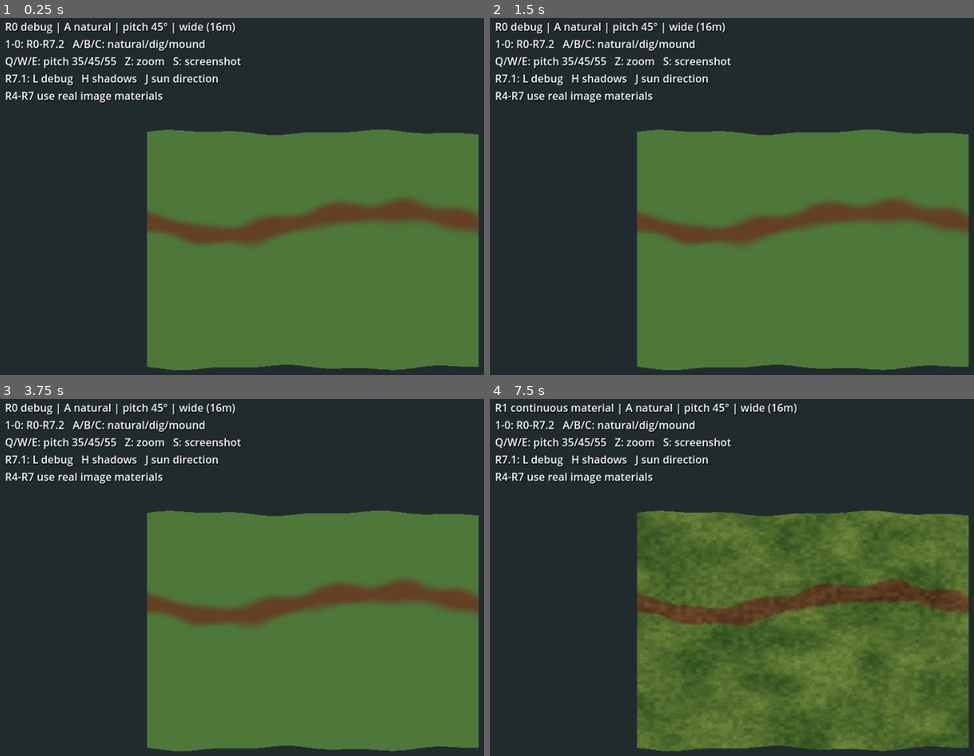
Above: before the commit, frames 1-4 (two rows, left to right).
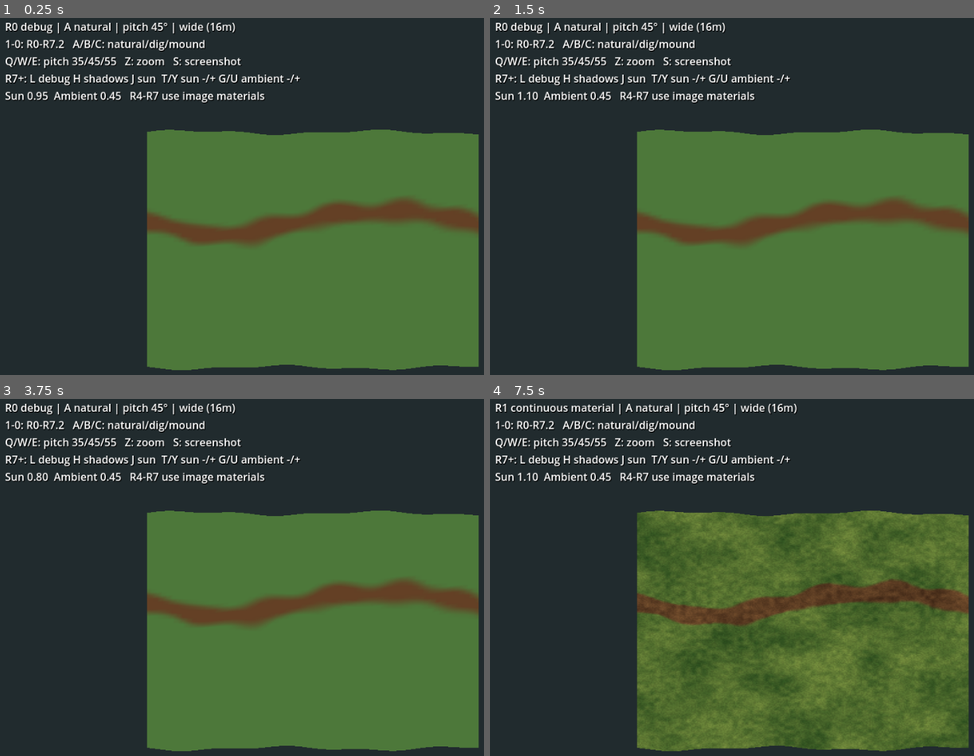
Above: after the commit, the same moments.

Repository: Riddick-ulous/SurvivalGamePixelArt
Game: Godot game, scene res://main.tscn
The game is run twice, just before and just after one commit, with the same random seed, the same clock (stepped at 60 frames per second) and the same inputs.
Inputs:
- Up to frame 1 (0.25 s): no input
- Up to frame 2 (1.5 s): tap Enter at 0.5 s; hold W 0.53-1.28 s; tap T at 0.6 s; tap Y at 0.8, 1.35 s; tap Space at 1.25 s; hold S from 1.28 s (still down)
- Up to frame 3 (3.75 s): tap G at 1.55, 2.1 s; tap Enter at 2, 3.5 s; release S at 2.03 s; hold W 2.03-3.53 s; tap U at 2.3, 2.85 s; tap Space at 2.75 s; tap T at 3.05, 3.6 s; hold A from 3.53 s (still down)
- Up to frame 4 (7.5 s): tap Y at 3.8, 4.35, 6.8 s; tap Space at 4.25 s; tap G at 4.55, 5.1 s; release A at 5.03 s; hold S 5.03-5.78 s; tap U at 5.3, 5.85 s; hold W from 5.78 s (still down); tap T at 6.05 s; tap 1 at 6.6 s; tap 2 at 7.35 s

The runs differ from the first frame. In frame 1, 1.7% of the frame differs, in the area x 0-63%, y 15-24%; in frame 2, 1.7%; in frame 3, 1.7%; in frame 4, 1.7%.

Commit message:
feat: tuneable lighting and explicit path turf/soil edge

Diff:
--- a/experiments/terrain-rendering-spike/terrain_material.gdshader
+++ b/experiments/terrain-rendering-spike/terrain_material.gdshader
@@ -62,8 +62,18 @@
         signed_edge += 0.15*(noise2(p*2.2+vec2(7.0,3.0))-0.5)*2.0;
         signed_edge += 0.05*(noise2(p*7.0+vec2(4.0,23.0))-0.5)*2.0;
         signed_edge += 0.035*(hash21(floor(p*32.0))-0.5);
-        float turf_coverage = step(0.0,signed_edge)*(1.0-step(0.11,cut_depth));
-        float lip = turf_coverage*(1.0-step(0.13,signed_edge));
+        // Explicit world-space path-edge material zones.
+        // Signed distance: negative = compacted path, positive = grass.
+        // A narrow exposed-earth strip precedes the darker turf root edge.
+        float exposed = step(0.11,cut_depth);
+        float turf_coverage = step(0.0,signed_edge)*(1.0-exposed);
+        float rim_soil = (1.0-step(0.0,signed_edge))*step(-0.115,signed_edge);
+        float root_edge = turf_coverage*(1.0-step(0.105,signed_edge));
+        // Sparse coarse clumps grow across the edge, but only locally.
+        float clump_noise = noise2(p*5.5+vec2(24.0,41.0));
+        float tuft = step(0.67,clump_noise)*step(-0.085,signed_edge)* (1.0-step(0.05,signed_edge))*(1.0-exposed);
+        // Individual dark soil interruptions within the turf root strip.
+        float broken_edge = step(0.71,noise2(p*13.0+vec2(5.0,13.0)))*root_edge;
         // Geometry normals from the mesh (view-space NORMAL) are transformed
         // to world-space, avoiding screen-derivative sign ambiguity.
         vec3 normal_world = normalize((INV_VIEW_MATRIX*vec4(NORMAL,0.0)).xyz);
@@ -74,8 +84,13 @@
         if (weights.y < max(weights.x,weights.z)) {
             earth = weights.x > weights.z ? side_x : side_z;
         }
+        vec3 path_rim = earth*vec3(0.72,0.77,0.68);
+        vec3 root_turf = turf*vec3(0.57,0.68,0.47);
         ALBEDO = mix(earth,turf,turf_coverage);
-        ALBEDO = mix(ALBEDO,turf*vec3(0.63,0.76,0.53),lip*0.65);
+        ALBEDO = mix(ALBEDO,path_rim,rim_soil*0.75);
+        ALBEDO = mix(ALBEDO,root_turf,root_edge*0.85);
+        ALBEDO = mix(ALBEDO,earth*vec3(0.80,0.85,0.72),broken_edge*0.80);
+        ALBEDO = mix(ALBEDO,turf*vec3(0.85,0.97,0.70),tuft*0.72);
         ROUGHNESS = 1.0;
         if (r71_debug_mode == 1) {
             // Unlit material diagnostic, independent of all light sources.
--- a/experiments/terrain-rendering-spike/terrain_spike.gd
+++ b/experiments/terrain-rendering-spike/terrain_spike.gd
@@ -23,6 +23,9 @@
 var lighting_debug_mode: int = 0
 var shadow_test: bool = false
 var sun_direction_id: int = 0
+@export_range(0.0, 3.0, 0.05) var sun_energy: float = 0.95
+@export_range(0.0, 2.0, 0.05) var ambient_energy: float = 0.45
+var r71_environment: Environment
 var r71_sun: DirectionalLight3D
 var reference_mesh: MeshInstance3D
 
@@ -56,7 +59,7 @@
     var sun := DirectionalLight3D.new()
     sun.name = "R7_Sun"
     sun.rotation_degrees = Vector3(-60.0,-45.0,0.0)
-    sun.light_energy = 1.8
+    sun.light_energy = sun_energy
     sun.shadow_enabled = false
     add_child(sun)
     var environment := WorldEnvironment.new()
@@ -65,7 +68,8 @@
     settings.background_color = Color(0.13,0.17,0.18)
     settings.ambient_light_source = Environment.AMBIENT_SOURCE_COLOR
     settings.ambient_light_color = Color(0.75,0.80,0.83)
-    settings.ambient_light_energy = 0.8
+    settings.ambient_light_energy = ambient_energy
+    r71_environment = settings
     environment.environment = settings
     add_child(environment)
     sun.visible = false
@@ -208,6 +212,8 @@
     _rebuild_mesh()
     terrain_material.set_shader_parameter("render_mode_id",mode_id)
     r71_sun.visible = mode_id >= 7
+    r71_sun.light_energy = sun_energy
+    r71_environment.ambient_light_energy = ambient_energy
     r71_sun.shadow_enabled = shadow_test if mode_id >= 8 else true
     r71_sun.rotation_degrees = Vector3(-60.0,-45.0,0.0) if sun_direction_id == 0 else Vector3(-48.0,125.0,0.0)
     reference_mesh.visible = mode_id >= 8
@@ -221,7 +227,7 @@
         var z: float = item.get_meta("ground_z")
         item.position.y = _height(x,z)+0.17
     var zoom_label: String = "close (~4m)" if close_camera else "wide (16m)"
-    info.text = "%s | %s | pitch %.0f° | %s\n1-0: R0-R7.2   A/B/C: natural/dig/mound\nQ/W/E: pitch 35/45/55   Z: zoom   S: screenshot\nR7.1: L debug   H shadows   J sun direction\nR4-R7 use real image materials" % [MODES[mode_id],CASES[case_id],pitch,zoom_label]
+    info.text = "%s | %s | pitch %.0f° | %s\n1-0: R0-R7.2   A/B/C: natural/dig/mound\nQ/W/E: pitch 35/45/55   Z: zoom   S: screenshot\nR7+: L debug H shadows J sun  T/Y sun -/+ G/U ambient -/+\nSun %.2f  Ambient %.2f   R4-R7 use image materials" % [MODES[mode_id],CASES[case_id],pitch,zoom_label,sun_energy,ambient_energy]
 
 func _unhandled_key_input(event: InputEvent) -> void:
     if not (event is InputEventKey) or not event.pressed or event.echo:
@@ -241,6 +247,10 @@
             lighting_debug_mode = (lighting_debug_mode+1)%4
         KEY_H: shadow_test = not shadow_test
         KEY_J: sun_direction_id = (sun_direction_id+1)%2
+        KEY_T: sun_energy = maxf(0.0,sun_energy-0.15)
+        KEY_Y: sun_energy = minf(3.0,sun_energy+0.15)
+        KEY_G: ambient_energy = maxf(0.0,ambient_energy-0.10)
+        KEY_U: ambient_energy = minf(2.0,ambient_energy+0.10)
         KEY_Z: close_camera = not close_camera
         KEY_A: case_id = 0
         KEY_B: case_id = 1
Not shown, added: experiments/terrain-rendering-spike/R7_3_LIGHT_AND_PATH_EDGE.md
